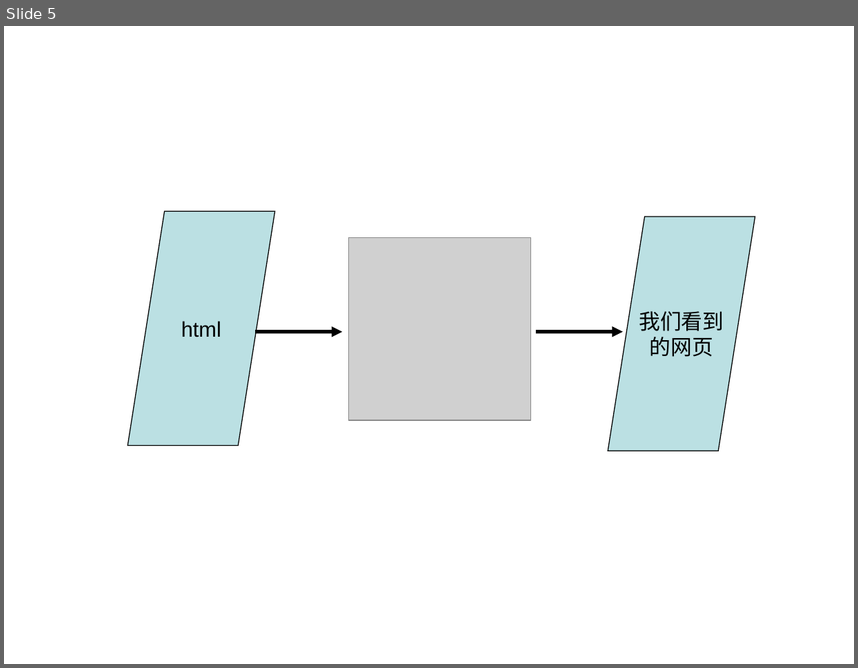
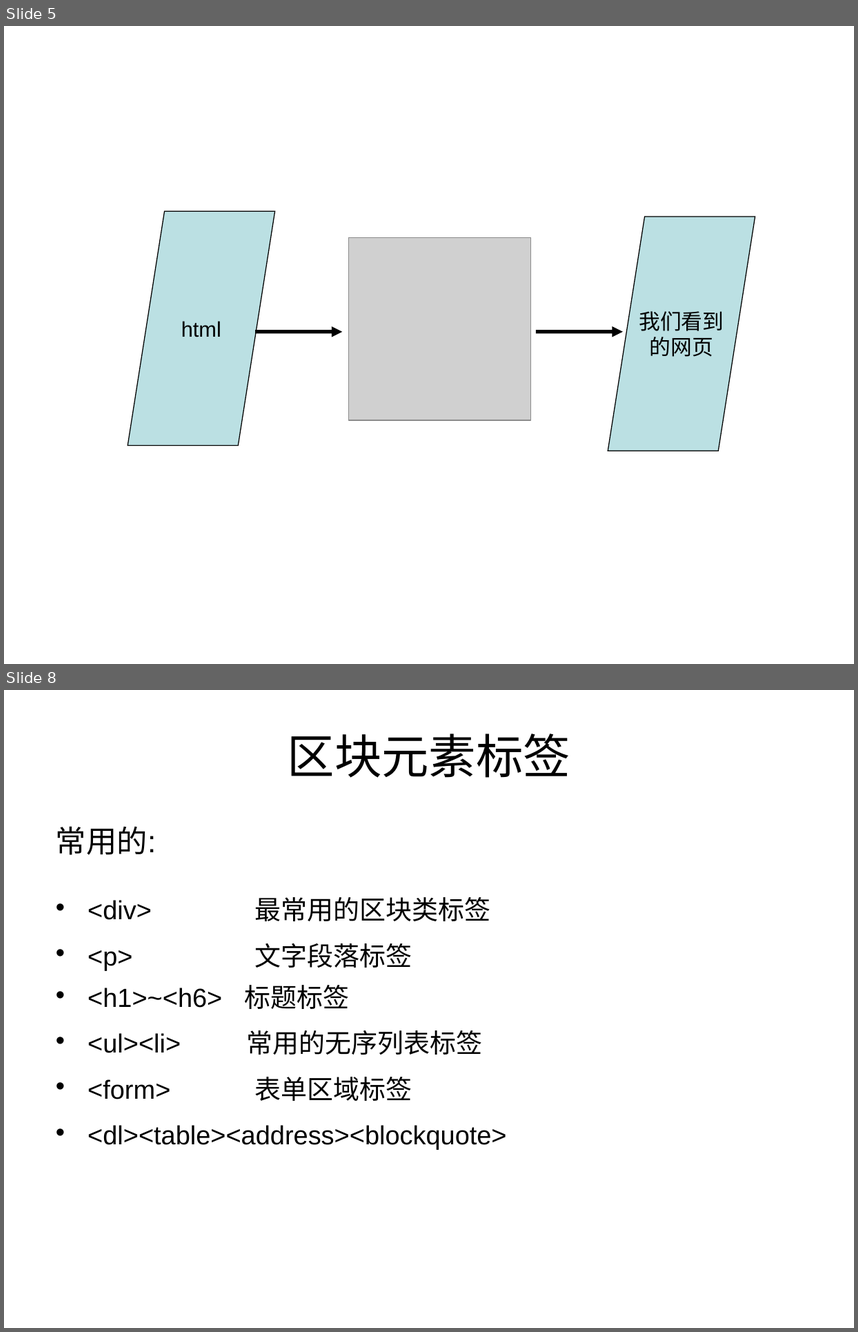
Before and after one commit to gagaprince/learn_fe_for_kd, a slide deck: 初识前端-html.ppt. Shown one above the other, each under a label of ours: slide 5 before the commit, slides 5 and 8 after it; the slides between them are not shown. The pictures are 858x668 and 858x1332 pixels, drawn with LibreOffice and Linux fonts; fonts in the diff are those of the drawing; grey boxes stand for pictures; background and template pictures are left out. Boxes give left, top, right and bottom in pixels: in the first picture for what was removed or moved away, otherwise in the second. Text is boxed around its words. In the diff, an @@ line names an element or a change of style, - is before the commit and + after.

```diff
--- a/初识前端-html.ppt
+++ b/初识前端-html.ppt
@@ slide 8 added at bbox=[4, 690, 854, 1328], background picture (left out) @@
@@ title added at bbox=[288, 733, 570, 778], 40 pt, text #000000 @@
+区块元素标签
@@ text added at bbox=[56, 826, 506, 1149], 22.2 pt, text #000000 @@
+常用的:
+• <div> 最常用的区块类标签
+• <p> 文字段落标签
+• <h1>~<h6> 标题标签
+• <ul><li> 常用的无序列表标签
+• <form> 表单区域标签
+• <dl><table><address><blockquote>
```
Also in this commit, not shown: 10 other slides added, 17 other files.
